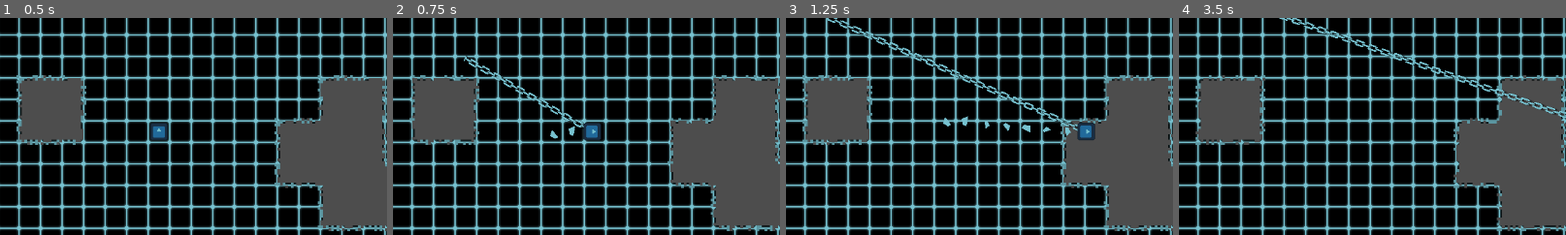
Above: before the commit, frames 1-4 (left to right).
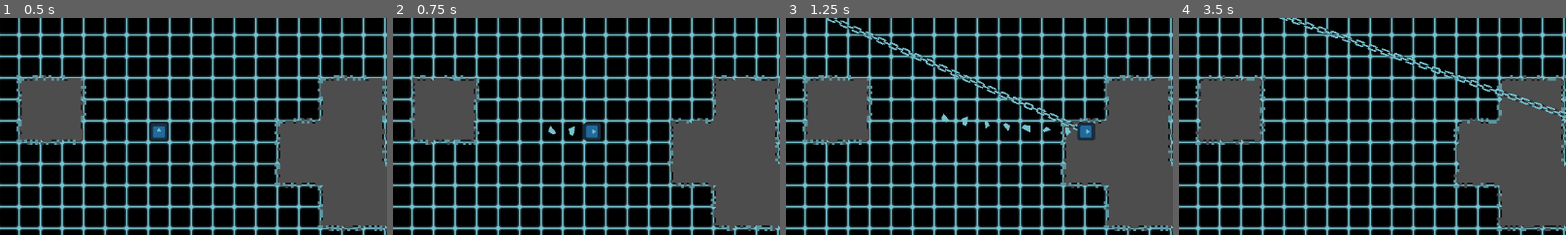
Above: after the commit, the same moments.

Repository: SomeSortOfSam/Hardest_Drive
Game: Godot game, scene res://scenes/gamplay.tscn
Same seed, same stepped clock (60 frames per second), same inputs: the game is played once before the commit and once after it. The engine's default icon, where the game draws it, is replaced by a stand-in: a white triangle on a blue panel in a dark square.
Inputs (mouse positions are % of the whole screen's width and height, from its top left):
- Up to frame 1 (0.5 s): no input
- Up to frame 2 (0.75 s): move the mouse to (72, 45) at 0.52 s; hold D (player_right) from 0.53 s (still down); click (72, 45) at 0.67 s
- Up to frame 3 (1.25 s): keep holding D (player_right)
- Up to frame 4 (3.5 s): move the mouse to (30, 55) at 1.27 s; release D (player_right) at 1.28 s; hold S (player_down) 1.28-2.03 s; click (30, 55) at 1.42 s; move the mouse to (60, 28) at 2.02 s; hold D (player_right) 2.03-2.78 s; click (60, 28) at 2.17 s; move the mouse to (45, 70) at 2.77 s; hold W (player_up) from 2.78 s (still down); click (45, 70) at 2.92 s
The pictures show only the part of the screen within x 25-75%, y 24-74%; the shares and areas given below are measured in that part.

Frame 1 is identical in both runs. In frame 2, 0.7% of the frame differs, in the area x 18-50%, y 17-56%; in frame 3, less than 0.1%; in frame 4, less than 0.1%.

Commit message:
fixed mouse tracking, broke rotation

Diff:
--- a/scenes/player.tscn
+++ b/scenes/player.tscn
@@ -38,7 +38,6 @@
 
 [node name="Line2D" type="Line2D" parent="."]
 texture_repeat = 2
-scale = Vector2(1, 1)
 points = PackedVector2Array(0, 0, 0, 0)
 texture = ExtResource("3_6sanu")
 texture_mode = 1
--- a/scripts/player.gd
+++ b/scripts/player.gd
@@ -7,6 +7,7 @@
 @onready var walk_dust : GPUParticles2D = $WalkDust
 
 var harpoon_tween : Tween
+var rotate_tween :Tween
 
 func _physics_process(delta):
 	# Get the input direction and handle the movement/deceleration.
@@ -28,12 +29,14 @@
 
 func _unhandled_input(event):
 	if event is InputEventMouseMotion:
-		var angle_to_mouse = up_direction.angle_to(get_global_mouse_position())
-		var target_rotation = snapped(angle_to_mouse,PI/2)
-		if !is_equal_approx(rotation,target_rotation) and !harpoon_tween:
-			var tween = create_tween()
-			tween.tween_property(self,"rotation",target_rotation,.1)
-			tween.set_trans(Tween.TRANS_BOUNCE)
+		var angle_to_mouse = get_global_mouse_position().angle_to_point(global_position) - PI/2
+		var target_rotation = abs(snapped(angle_to_mouse,PI/2))
+		if !is_equal_approx(rotation,target_rotation) and !rotate_tween and !harpoon_tween:
+			rotate_tween = create_tween()
+			var old_rotation = rotation
+			rotate_tween.tween_method(func(percent):rotation = lerp_angle(old_rotation,target_rotation,percent),0,1,0.1)
+			rotate_tween.tween_callback(func():rotate_tween = null)
+			#rotate_tween.set_trans(Tween.TRANS_BOUNCE)
 	if event is InputEventMouseButton and event.is_pressed():
 		if event.button_index == MOUSE_BUTTON_LEFT:
 			try_fire_harpoon()
@@ -44,7 +47,7 @@
 	if !harpoon_tween:
 		harpoon_tween = create_tween()
 		var target = ray_cast.get_collision_point()
-		harpoon_tween.tween_method(func(vec : Vector2): chain.points[0] = vec,chain.points[1],to_local(target),.2)
+		harpoon_tween.tween_method(func(percent : float): chain.points[0] = lerp(Vector2.ZERO,to_local(target), percent),0,1,.15)
 		harpoon_tween.tween_callback(while_harpoon_out.bind(target))
 
 func while_harpoon_out(target):
